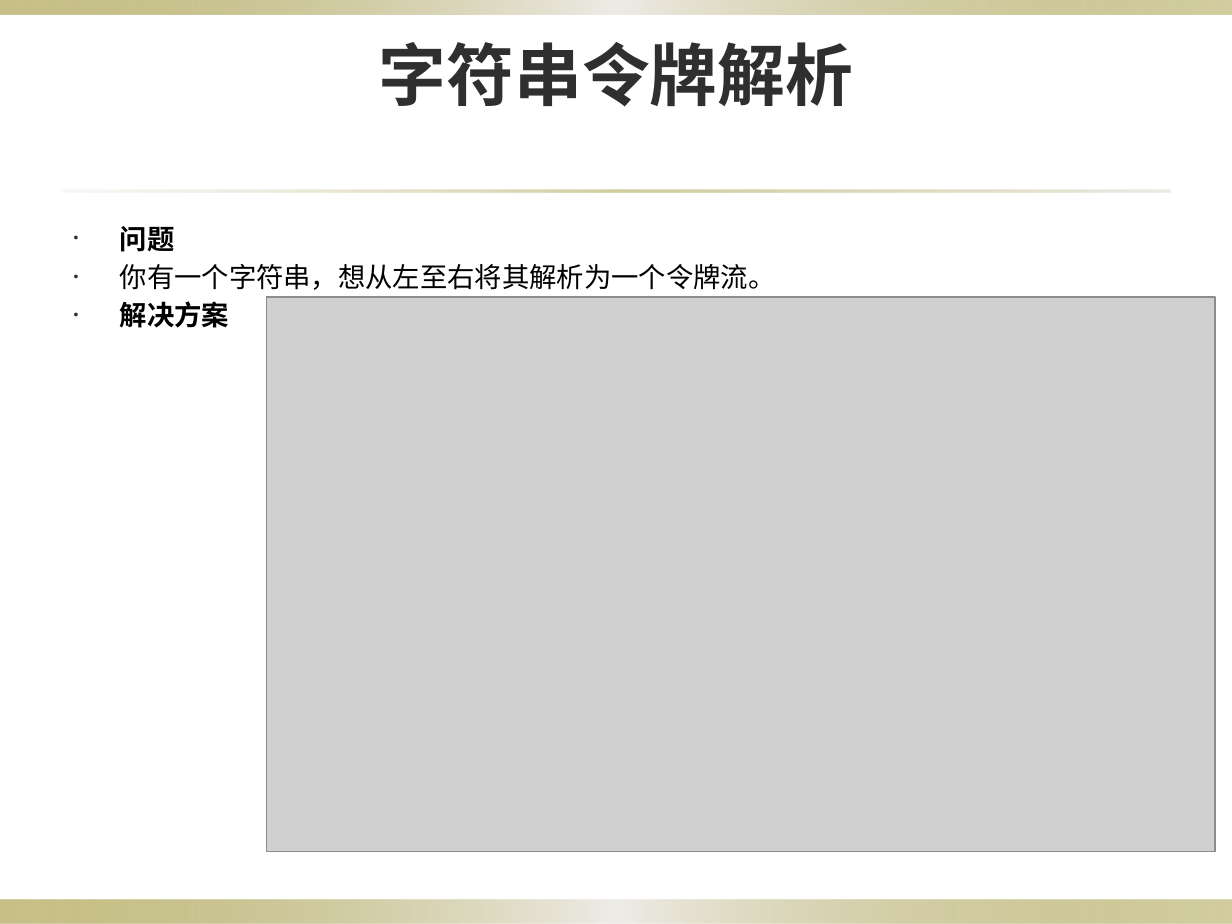
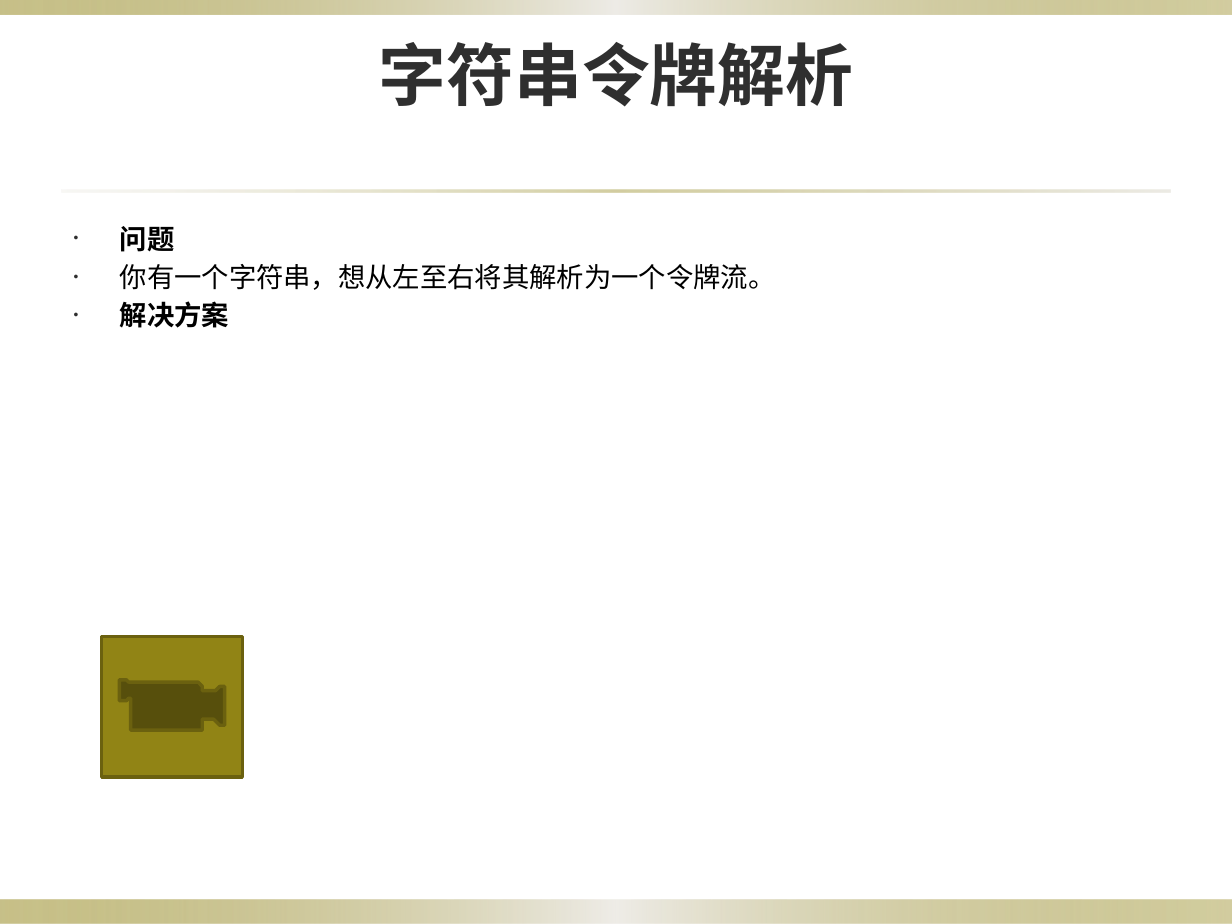
Before and after one commit to Ranplat/python3-cookbook, a slide deck: slide 19 of python3字符串和文本.pptx. Drawn at 1232x924 pixels with LibreOffice and Linux fonts; fonts in the diff are those of the drawing; grey boxes stand for pictures; background and template pictures are left out. Boxes give left, top, right and bottom in pixels: in the first picture for what was removed or moved away, otherwise in the second. Text is boxed around its words. In the diff, an @@ line names an element or a change of style, - is before the commit and + after.

Commit message:
0x00 python3字符串和文本.pptx 更新mp4资源添加

```diff
--- a/python3字符串和文本.pptx
+++ b/python3字符串和文本.pptx
@@ picture removed at bbox=[267, 297, 1216, 851] @@
@@ action button movie added at bbox=[102, 637, 243, 777], fill #918415, outline #6B6210 2 pt @@
```
Also in this commit, not shown: 18 other slides changed.
